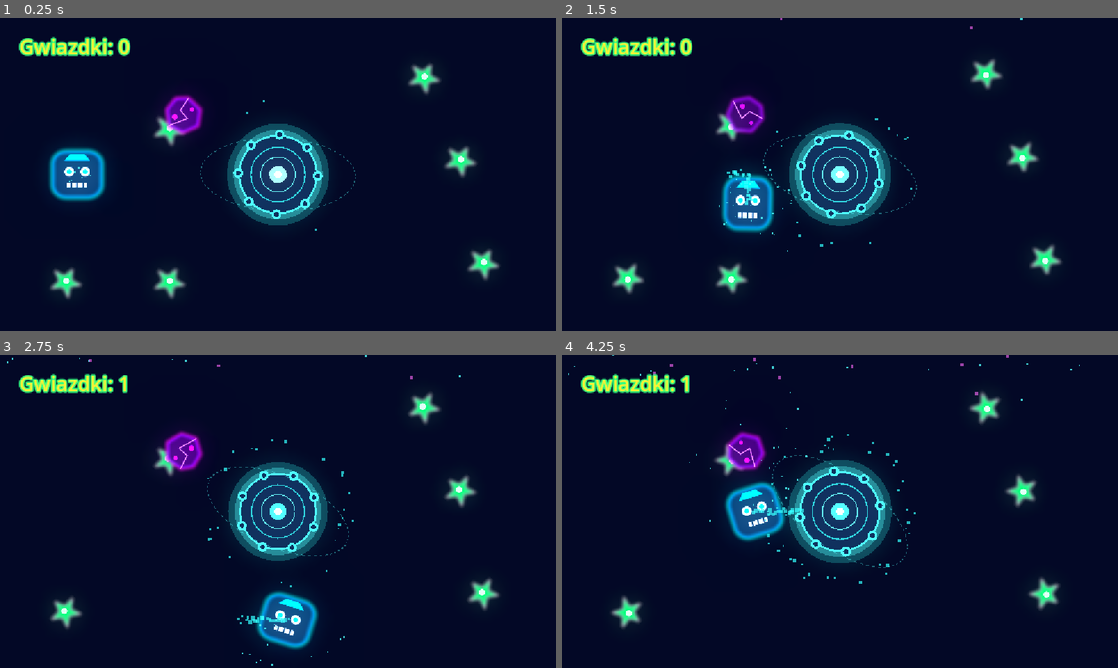
Above: before the commit, frames 1-4 (two rows, left to right).
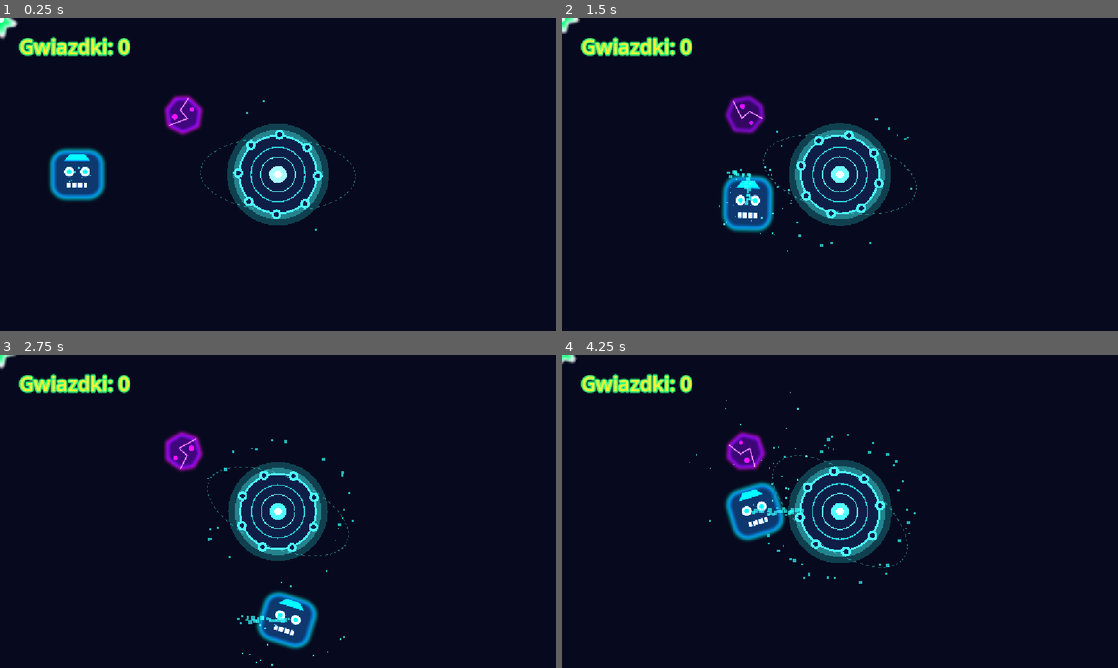
Above: after the commit, the same moments.

Repository: mjasin/planeta-bzzzt
Game: Godot game, scene res://main.tscn
Same seed, same stepped clock (60 frames per second), same inputs: the game is played once before the commit and once after it.
Inputs:
- Up to frame 1 (0.25 s): no input
- Up to frame 2 (1.5 s): tap Enter (ui_accept) at 0.5, 0.77, 1.07 s; hold Right (ui_right) 0.53-1.28 s; tap Space at 0.6 s; tap Keypad Enter at 0.8, 1.35 s; hold Down (ui_down) from 1.28 s (still down)
- Up to frame 3 (2.75 s): tap Enter (ui_accept) at 1.52, 1.55, 1.82 s; release Down (ui_down) at 2.03 s; hold Right (ui_right) from 2.03 s (still down); hold Enter (ui_accept) from 2.03 s (still down); tap Space at 2.3 s
- Up to frame 4 (4.25 s): release Right (ui_right) at 2.78 s; release Enter (ui_accept) at 2.78 s; hold Up (ui_up) 2.78-3.53 s; tap Space at 2.85 s; tap Enter (ui_accept) at 3.02, 3.32 s; tap Keypad Enter at 3.05, 3.6 s; hold Left (ui_left) from 3.53 s (still down); hold Enter (ui_accept) from 3.53 s (still down)

The runs differ from the first frame. In frame 1, 3.4% of the frame differs, in the area x 0-90%, y 0-90%; in frame 2, 3.0%; in frame 3, 3.0%; in frame 4, 3.8%, in the area x 0-94%, y 0-88%.
Error after the commit: Parse Error: Function "level_completed" has the same name as a previously declared signal. (res://main.gd:281)

Commit message:
Implement level completed victory screen, juice tweens, confetti, and restart

Diff:
--- a/main.gd
+++ b/main.gd
@@ -1,18 +1,34 @@
 class_name Main
 extends Node2D
 
-## Main - Skrypt zarządcy gry ze środkową Mecha-Planetą "Planeta Bzzzt!", równomiernym rozmieszczeniem gwiazdek i obsługą wybuchu oraz pościgu.
+## Main - Skrypt zarządcy gry ze środkową Mecha-Planetą "Planeta Bzzzt!", równomiernym rozmieszczeniem gwiazdek, obsługą pościgu i ekranem zwycięstwa.
+
+# --- SYGNAŁY ---
+signal level_completed ## Emitowany po zebraniu wszystkich gwiazdek na planszy
+
+# --- ZMIENNE EKSPORTOWANE ---
+@export_group("Zasady Poziomu")
+@export var target_stars_to_win: int = 0 ## Liczba gwiazdek do wygrania (0 = wszystkie na planszy)
 
 # --- REFERENCJE DO WĘZŁÓW ---
 @onready var score_label: Label = $CanvasLayer/UI/ScoreLabel
 @onready var player: CharacterBody2D = $Player
 @onready var background_rect: ColorRect = $BackgroundLayer/ColorRect
+@onready var ui_root: Control = $CanvasLayer/UI
+@onready var victory_container: Control = get_node_or_null("CanvasLayer/UI/VictoryContainer")
+@onready var victory_label: Label = get_node_or_null("CanvasLayer/UI/VictoryContainer/VictoryLabel")
+@onready var restart_button: Button = get_node_or_null("CanvasLayer/UI/VictoryContainer/RestartButton")
+@onready var restart_hint_label: Label = get_node_or_null("CanvasLayer/UI/VictoryContainer/RestartHintLabel")
 
 # --- ZMIENNE STANU ---
 var score: int = 0:
 	set(value):
 		score = value
 		_update_ui()
+
+var total_stars: int = 0
+var stars_collected: int = 0
+var is_game_won: bool = false
 
 func _ready() -> void:
 	randomize() # Inicjalizacja ziarna losowości
@@ -21,9 +37,11 @@
 	_setup_ui_neon_style()
 	_randomize_star_positions()
 	_connect_stars()
+	_count_total_stars()
 	_connect_player()
+	_setup_victory_ui()
 	_update_ui()
-	print("🌌 Neonowa gra Planeta Bzzzt! uruchomiona!")
+	print("🌌 Neonowa gra Planeta Bzzzt! uruchomiona! Gwiazdki do zebrania: ", total_stars)
 
 
 ## Rozrzuca wszystkie gwiazdki na scenie równomiernie wokół planety, zapobiegając nakładaniu się
@@ -153,10 +171,27 @@
 		player.call("apply_speed_boost", 1.8, 3.5)
 
 
-## Odświeża napis z liczbą punktów
+## Oblicza całkowitą liczbę gwiazdek na planszy
+func _count_total_stars() -> void:
+	if target_stars_to_win > 0:
+		total_stars = target_stars_to_win
+	else:
+		var star_nodes := get_tree().get_nodes_in_group("stars")
+		total_stars = star_nodes.size()
+		# Rezerwa: jeśli grupa nie była jeszcze zainicjalizowana, zlicz dzieci z sygnałem "collected"
+		if total_stars == 0:
+			for child in get_children():
+				if child.has_signal("collected"):
+					total_stars += 1
+
+
+## Odświeża napis z liczbą punktów i postępem gwiazdek
 func _update_ui() -> void:
 	if score_label:
-		score_label.text = "Gwiazdki: %d" % score
+		if total_stars > 0:
+			score_label.text = "Gwiazdki: %d / %d" % [stars_collected, total_stars]
+		else:
+			score_label.text = "Gwiazdki: %d" % score
 
 
 ## Nadaje etykiecie licznika neonowy żółty kolor z zieloną poświatą
@@ -227,8 +262,221 @@
 
 
 func _on_star_collected(points: int) -> void:
+	if is_game_won:
+		return
+
+	stars_collected += 1
 	add_score(points)
 
-
+	# Sprawdzamy czy zebrano wszystkie gwiazdki na scenie
+	if total_stars > 0 and stars_collected >= total_stars:
+		level_completed()
+
+
+# ==============================================================================
+# ZAKOŃCZENIE POZIOMU & EKRAN ZWYCIĘSTWA (VICTORY SCREEN & JUICE)
+# ==============================================================================
+
+## Główna funkcja wywoływana po zebraniu wszystkich gwiazdek
+func level_completed() -> void:
+	if is_game_won:
+		return
+	is_game_won = true
+	level_completed.emit()
+	print("🏆 BRAWO! Wszystkie gwiazdki zebrane! POZIOM UKOŃCZONY!")
+
+	# 1. Zatrzymanie ruchu gracza oraz przeszkód (meteorów)
+	_freeze_gameplay()
+
+	# 2. Wyświetlenie napisu z soczystym efektem Tween (juice)
+	_show_victory_screen()
+
+	# 3. Dynamiczny wybuch konfetti i deszcz gwiazd
+	_spawn_victory_confetti()
+
+
+## Zatrzymuje gracza i wszelkie ruchome przeszkody (meteory)
+func _freeze_gameplay() -> void:
+	if player != null and player.has_method("freeze"):
+		player.call("freeze")
+	for child in get_children():
+		if child.has_method("freeze"):
+			child.call("freeze")
+
+
+## Inicjalizuje elementy interfejsu zwycięstwa (dynamicznie lub z drzewa sceny)
+func _setup_victory_ui() -> void:
+	if victory_container == null and ui_root != null:
+		victory_container = Control.new()
+		victory_container.name = "VictoryContainer"
+		victory_container.set_anchors_preset(Control.PRESET_FULL_RECT)
+		ui_root.add_child(victory_container)
+
+		victory_label = Label.new()
+		victory_label.name = "VictoryLabel"
+		victory_label.text = "POZIOM UKOŃCZONY! BRAWO!"
+		victory_label.horizontal_alignment = HORIZONTAL_ALIGNMENT_CENTER
+		victory_label.vertical_alignment = VERTICAL_ALIGNMENT_CENTER
+		victory_label.set_anchors_preset(Control.PRESET_CENTER)
+		victory_label.offset_left = -450.0
+		victory_label.offset_top = -120.0
+		victory_label.offset_right = 450.0
+		victory_label.offset_bottom = -20.0
+		victory_container.add_child(victory_label)
+
+		restart_button = Button.new()
+		restart_button.name = "RestartButton"
+		restart_button.text = "🚀 Zagraj jeszcze raz 🚀"
+		restart_button.set_anchors_preset(Control.PRESET_CENTER)
+		restart_button.offset_left = -175.0
+		restart_button.offset_top = 10.0
+		restart_button.offset_right = 175.0
+		restart_button.offset_bottom = 75.0
+		victory_container.add_child(restart_button)
+
+		restart_hint_label = Label.new()
+		restart_hint_label.name = "RestartHintLabel"
+		restart_hint_label.text = "(Naciśnij SPACJĘ lub ENTER aby zagrać ponownie)"
+		restart_hint_label.horizontal_alignment = HORIZONTAL_ALIGNMENT_CENTER
+		restart_hint_label.vertical_alignment = VERTICAL_ALIGNMENT_CENTER
+		restart_hint_label.set_anchors_preset(Control.PRESET_CENTER)
+		restart_hint_label.offset_left = -320.0
+		restart_hint_label.offset_top = 85.0
+		restart_hint_label.offset_right = 320.0
+		restart_hint_label.offset_bottom = 120.0
+		victory_container.add_child(restart_hint_label)
+
+	# Stylizacja napisu zwycięstwa
+	if victory_label:
+		victory_label.add_theme_font_size_override("font_size", 54)
+		victory_label.add_theme_color_override("font_color", Color(1.0, 0.95, 0.1, 1.0))
+		victory_label.add_theme_color_override("font_outline_color", Color(0.9, 0.1, 1.2, 1.0))
+		victory_label.add_theme_constant_override("outline_size", 16)
+		victory_label.add_theme_color_override("font_shadow_color", Color(0.0, 0.0, 0.0, 0.8))
+		victory_label.add_theme_constant_override("shadow_offset_x", 5)
+		victory_label.add_theme_constant_override("shadow_offset_y", 5)
+
+	# Stylizacja i podłączenie przycisku restartu
+	if restart_button:
+		restart_button.add_theme_font_size_override("font_size", 26)
+		restart_button.focus_mode = Control.FOCUS_NONE
+		if not restart_button.pressed.is_connected(restart_game):
+			restart_button.pressed.connect(restart_game)
+
+	# Stylizacja podpowiedzi klawiszowej
+	if restart_hint_label:
+		restart_hint_label.add_theme_font_size_override("font_size", 18)
+		restart_hint_label.add_theme_color_override("font_color", Color(0.6, 1.2, 2.0, 0.9))
+
+	if victory_container:
+		victory_container.visible = false
+
+
+## Efekt wyświetlenia ekranu zwycięstwa z animacją Tween (juice)
+func _show_victory_screen() -> void:
+	if victory_container == null:
+		return
+
+	victory_container.visible = true
+
+	if victory_label:
+		victory_label.visible = true
+		victory_label.scale = Vector2.ZERO
+		victory_label.pivot_offset = victory_label.size / 2.0
+
+		# Płynne powiększenie od 0.0 do 1.25, a następnie powrót do 1.0 ze sprężynowaniem (Ease Out Back / Bounce)
+		var tween := create_tween()
+		tween.set_parallel(false)
+		tween.tween_property(victory_label, "scale", Vector2(1.25, 1.25), 0.45).set_trans(Tween.TRANS_BACK).set_ease(Tween.EASE_OUT)
+		tween.tween_property(victory_label, "scale", Vector2.ONE, 0.3).set_trans(Tween.TRANS_BOUNCE).set_ease(Tween.EASE_OUT)
+
+		# Wesołe kołysanie napisu na boki (soczysty efekt dla dzieci!)
+		var wobble_tween := create_tween().set_loops()
+		wobble_tween.tween_property(victory_label, "rotation", deg_to_rad(3.0), 0.5).set_trans(Tween.TRANS_SINE)
+		wobble_tween.tween_property(victory_label, "rotation", deg_to_rad(-3.0), 0.5).set_trans(Tween.TRANS_SINE)
+
+	if restart_button:
+		restart_button.visible = true
+		restart_button.scale = Vector2.ZERO
+		restart_button.pivot_offset = restart_button.size / 2.0
+		var btn_tween := create_tween().set_trans(Tween.TRANS_BACK).set_ease(Tween.EASE_OUT)
+		btn_tween.tween_interval(0.35)
+		btn_tween.tween_property(restart_button, "scale", Vector2.ONE, 0.35)
+
+	if restart_hint_label:
+		restart_hint_label.visible = true
+		restart_hint_label.modulate.a = 0.0
+		var hint_tween := create_tween()
+		hint_tween.tween_interval(0.55)
+		hint_tween.tween_property(restart_hint_label, "modulate:a", 1.0, 0.4)
+
+
+## Wybuch konfetti oraz deszcz gwiazd za pomocą CPUParticles2D
+func _spawn_victory_confetti() -> void:
+	var viewport_size := get_viewport_rect().size
+	if viewport_size.x <= 0 or viewport_size.y <= 0:
+		viewport_size = Vector2(1152, 648)
+	var center := viewport_size / 2.0
+
+	# 1. Wybuch konfetti w centrum ekranu
+	var confetti := CPUParticles2D.new()
+	confetti.name = "VictoryConfetti"
+	confetti.position = center
+	confetti.amount = 140
+	confetti.lifetime = 3.5
+	confetti.one_shot = true
+	confetti.explosiveness = 0.95
+	confetti.spread = 180.0
+	confetti.gravity = Vector2(0, 240)
+	confetti.initial_velocity_min = 260.0
+	confetti.initial_velocity_max = 580.0
+	confetti.angular_velocity_min = -360.0
+	confetti.angular_velocity_max = 360.0
+	confetti.scale_amount_min = 8.0
+	confetti.scale_amount_max = 16.0
+
+	# Wielobarwna neonowa tęcza
+	var gradient := Gradient.new()
+	gradient.set_color(0, Color(3.5, 0.4, 1.5, 1.0))   # Magenta HDR
+	gradient.add_point(0.25, Color(0.2, 3.5, 3.5, 1.0)) # Cyan HDR
+	gradient.add_point(0.5, Color(3.5, 3.2, 0.2, 1.0))  # Gold / Yellow HDR
+	gradient.add_point(0.75, Color(0.3, 3.5, 0.6, 1.0)) # Green HDR
+	gradient.set_color(gradient.get_point_count() - 1, Color(3.0, 0.5, 3.0, 0.0))
+	confetti.color_ramp = gradient
+
+	add_child(confetti)
+	confetti.emitting = true
+
+	# 2. Deszcz złotych gwiazdek opadających z góry
+	var star_rain := CPUParticles2D.new()
+	star_rain.name = "VictoryStarRain"
+	star_rain.position = Vector2(center.x, -20)
+	star_rain.amount = 75
+	star_rain.lifetime = 4.0
+	star_rain.emission_shape = CPUParticles2D.EMISSION_SHAPE_RECTANGLE
+	star_rain.emission_rect_extents = Vector2(viewport_size.x / 2.0, 10)
+	star_rain.direction = Vector2(0, 1)
+	star_rain.spread = 15.0
+	star_rain.gravity = Vector2(0, 140)
+	star_rain.initial_velocity_min = 90.0
+	star_rain.initial_velocity_max = 220.0
+	star_rain.scale_amount_min = 5.0
+	star_rain.scale_amount_max = 11.0
+	star_rain.color = Color(3.5, 3.2, 0.3, 0.9) # Golden Star Glow
+	add_child(star_rain)
+	star_rain.emitting = true
+
+
+## Obsługa klawiatury – Space lub Enter po wygranej przeładowuje poziom
+func _unhandled_input(event: InputEvent) -> void:
+	if is_game_won:
+		if event.is_action_pressed("ui_accept"):
+			restart_game()
+		elif event is InputEventKey and event.pressed and not event.echo:
+			if event.keycode == KEY_SPACE or event.keycode == KEY_ENTER or event.keycode == KEY_KP_ENTER:
+				restart_game()
+
+
+## Przeładowuje bieżącą scenę
 func restart_game() -> void:
 	get_tree().reload_current_scene()
--- a/main.tscn
+++ b/main.tscn
@@ -62,3 +62,72 @@
 theme_override_constants/outline_size = 12
 theme_override_font_sizes/font_size = 42
 text = "Gwiazdki: 0"
+
+[node name="VictoryContainer" type="Control" parent="CanvasLayer/UI"]
+visible = false
+layout_mode = 1
+anchors_preset = 15
+anchor_right = 1.0
+anchor_bottom = 1.0
+grow_horizontal = 2
+grow_vertical = 2
+
+[node name="VictoryLabel" type="Label" parent="CanvasLayer/UI/VictoryContainer"]
+layout_mode = 1
+anchors_preset = 8
+anchor_left = 0.5
+anchor_top = 0.5
+anchor_right = 0.5
+anchor_bottom = 0.5
+offset_left = -450.0
+offset_top = -120.0
+offset_right = 450.0
+offset_bottom = -20.0
+grow_horizontal = 2
+grow_vertical = 2
+theme_override_colors/font_color = Color(1, 0.95, 0.1, 1)
+theme_override_colors/font_outline_color = Color(0.9, 0.1, 1.2, 1)
+theme_override_colors/font_shadow_color = Color(0, 0, 0, 0.8)
+theme_override_constants/outline_size = 16
+theme_override_constants/shadow_offset_x = 5
+theme_override_constants/shadow_offset_y = 5
+theme_override_font_sizes/font_size = 54
+text = "POZIOM UKOŃCZONY! BRAWO!"
+horizontal_alignment = 1
+vertical_alignment = 1
+
+[node name="RestartButton" type="Button" parent="CanvasLayer/UI/VictoryContainer"]
+layout_mode = 1
+anchors_preset = 8
+anchor_left = 0.5
+anchor_top = 0.5
+anchor_right = 0.5
+anchor_bottom = 0.5
+offset_left = -175.0
+offset_top = 10.0
+offset_right = 175.0
+offset_bottom = 75.0
+grow_horizontal = 2
+grow_vertical = 2
+focus_mode = 0
+theme_override_font_sizes/font_size = 26
+text = "🚀 Zagraj jeszcze raz 🚀"
+
+[node name="RestartHintLabel" type="Label" parent="CanvasLayer/UI/VictoryContainer"]
+layout_mode = 1
+anchors_preset = 8
+anchor_left = 0.5
+anchor_top = 0.5
+anchor_right = 0.5
+anchor_bottom = 0.5
+offset_left = -320.0
+offset_top = 85.0
+offset_right = 320.0
+offset_bottom = 120.0
+grow_horizontal = 2
+grow_vertical = 2
+theme_override_colors/font_color = Color(0.6, 1.2, 2, 0.9)
+theme_override_font_sizes/font_size = 18
+text = "(Naciśnij SPACJĘ lub ENTER aby zagrać ponownie)"
+horizontal_alignment = 1
+vertical_alignment = 1
--- a/meteor.gd
+++ b/meteor.gd
@@ -14,12 +14,15 @@
 # --- ZMIENNE PRYWATNE ---
 var target_player: CharacterBody2D = null
 var _anim_time: float = 0.0
+var is_frozen: bool = false
 
 func _ready() -> void:
 	body_entered.connect(_on_body_entered)
 
 
 func _process(delta: float) -> void:
+	if is_frozen:
+		return
 	_anim_time += delta * 3.0
 
 	# Obrót wokół własnej osi
@@ -85,3 +88,14 @@
 
 func spin_crazy(extra_speed: float = 8.0) -> void:
 	rotation_speed += extra_speed
+
+
+## Zatrzymuje meteor w miejscu (np. po ukończeniu poziomu)
+func freeze() -> void:
+	is_frozen = true
+	stop_chasing()
+
+
+## Wznawia działanie meteoru
+func unfreeze() -> void:
+	is_frozen = false
--- a/player.gd
+++ b/player.gd
@@ -22,6 +22,7 @@
 var _trail_particles: CPUParticles2D
 var _aura_particles: CPUParticles2D
 var is_exploding: bool = false
+var is_frozen: bool = false
 
 func _ready() -> void:
 	add_to_group("player")
@@ -34,7 +35,7 @@
 
 
 func _process(delta: float) -> void:
-	if is_exploding:
+	if is_exploding or is_frozen:
 		return
 	_anim_time += delta * 3.0
 	_apply_breathing_effect()
@@ -42,7 +43,7 @@
 
 
 func _physics_process(_delta: float) -> void:
-	if is_exploding:
+	if is_exploding or is_frozen:
 		return
 	var direction := Input.get_vector("ui_left", "ui_right", "ui_up", "ui_down")
 	velocity = direction * speed
@@ -209,3 +210,16 @@
 	if sprite:
 		var tween := create_tween()
 		tween.tween_property(sprite, "modulate", color, 0.2)
+
+
+## Zatrzymuje gracza (np. po wygraniu poziomu)
+func freeze() -> void:
+	is_frozen = true
+	velocity = Vector2.ZERO
+	if _trail_particles:
+		_trail_particles.emitting = false
+
+
+## Odblokowuje ruch gracza
+func unfreeze() -> void:
+	is_frozen = false
--- a/star.gd
+++ b/star.gd
@@ -20,6 +20,7 @@
 var _is_collected: bool = false
 
 func _ready() -> void:
+	add_to_group("stars")
 	_start_position = position
 	body_entered.connect(_on_body_entered)
 	_setup_neon_green_glow()
